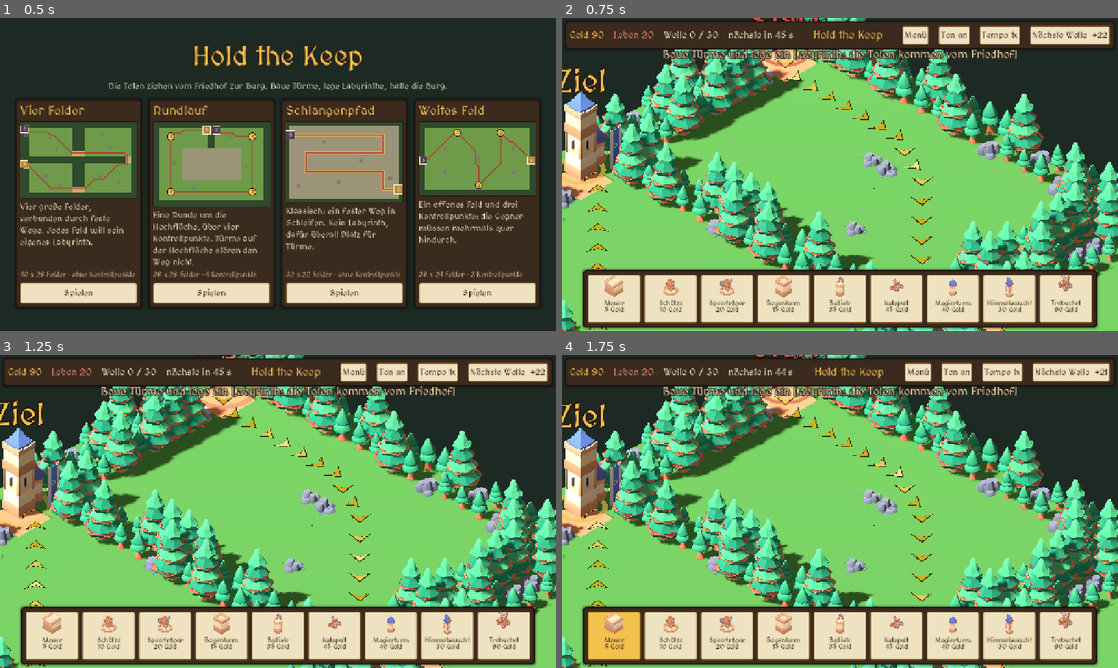
Above: before the commit, frames 1-4 (two rows, left to right).
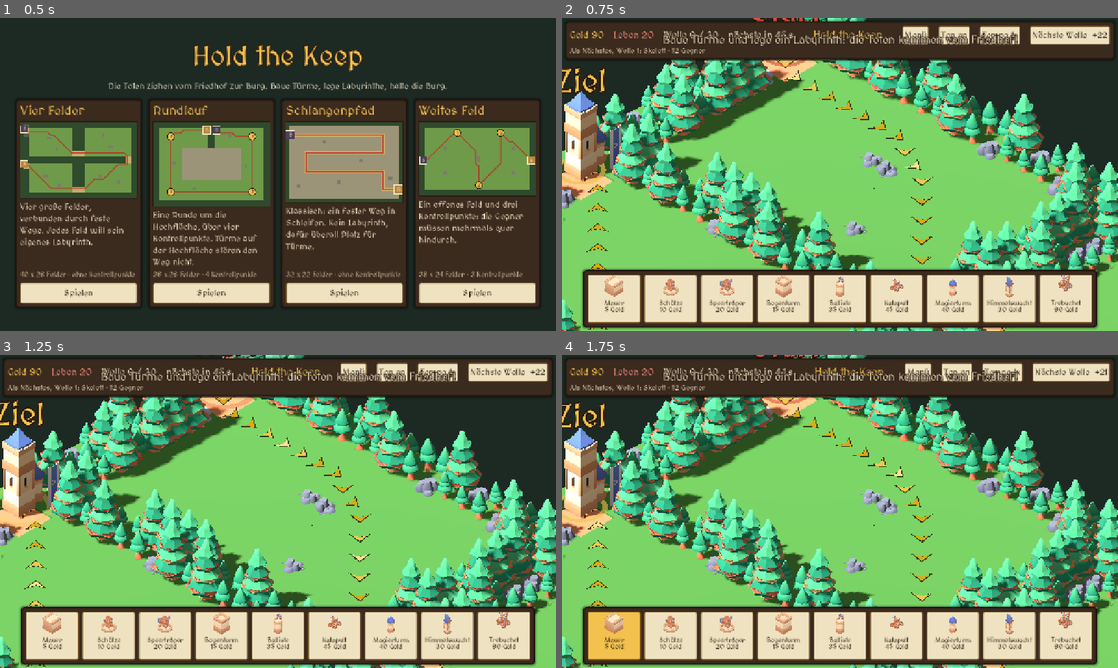
Above: after the commit, the same moments.

Repository: aikitori/hold-the-keep
Game: Godot game, scene res://scenes/menu.tscn
The game is run twice, just before and just after one commit, with the same random seed, the same clock (stepped at 60 frames per second) and the same inputs.
Inputs (mouse positions are in pixels of both pictures, inside the frame that each line leads up to):
- Up to frame 1 (0.5 s): no input
- Up to frame 2 (0.75 s): click "Spielen" at 0.5 s
- Up to frame 3 (1.25 s): no input
- Up to frame 4 (1.75 s): click (612, 636) at 1.27 s

Frame 1 is identical in both runs. In frame 2, 4.2% of the frame differs, in the area x 0-100%, y 4-14%; in frame 3, 4.2%; in frame 4, 4.2%.

Commit message:
Wellenvorschau in der oberen Leiste während der Bauzeit
Co-Authored-By: Claude Opus 5.5 <noreply@anthropic.com>

Diff:
--- a/scripts/defs.gd
+++ b/scripts/defs.gd
@@ -206,6 +206,35 @@
 	return ", ".join(names)
 
 
+## Vorschau einer Welle: Arten mit ihren Besonderheiten, z.B. "Ghul (heilt), Irrlicht (fliegt, schnell)".
+static func wave_preview(number: int) -> String:
+	var list := wave(number)
+	var parts: Array[String] = []
+	var seen := {}
+	for kind in list:
+		if seen.has(kind):
+			continue
+		seen[kind] = true
+		var def: Dictionary = ENEMIES[kind]
+		var traits: Array[String] = []
+		if def.get("boss", false):
+			traits.append("Boss")
+		if def.get("air", false):
+			traits.append("fliegt")
+		if def.get("armor", 0.0) > 0.0:
+			traits.append("Rüstung")
+		if def.get("regen", 0.0) > 0.0:
+			traits.append("heilt")
+		if def["speed"] >= 1.8:
+			traits.append("schnell")
+		elif def["speed"] <= 0.8:
+			traits.append("langsam")
+		if def.get("pack", 1) > 1:
+			traits.append("Rudel")
+		parts.append(def["name"] + (" (%s)" % ", ".join(traits) if not traits.is_empty() else ""))
+	return "%s · %d Gegner" % [", ".join(parts), list.size()]
+
+
 ## Lebenspunkte wachsen je Welle um 13 %.
 static func health_factor(number: int) -> float:
 	return pow(1.13, number - 1)
--- a/scripts/dev/logic_test.gd
+++ b/scripts/dev/logic_test.gd
@@ -55,6 +55,8 @@
 			and maze.flight_legs == board.flight_legs,
 			"Flieger folgen dem Grundweg durch alle Felder, Türme ändern die Route nicht (%.1f)" % maze.flight_lengths[-1])
 	_test_maps()
+	_check(Defs.wave_preview(12).contains("Schwarzer Ritter (Rüstung") and Defs.wave_preview(4).contains("fliegt")
+			and Defs.wave_preview(5).contains("Boss"), "Wellenvorschau nennt Arten und Besonderheiten: %s" % Defs.wave_preview(12))
 	var boss_wave := Defs.wave(5)
 	_check(boss_wave[0] == &"vampire" and Defs.wave(10)[0] == &"keeper", "Bosse in Welle 5 und 10")
 	var seen := {}
--- a/scripts/hud.gd
+++ b/scripts/hud.gd
@@ -30,6 +30,9 @@
 var _next_button := Button.new()
 var _sound_button := Button.new()
 var _title := Label.new()
+var _top_bar := PanelContainer.new()
+var _preview := Label.new()
+var _preview_wave := -1
 var _top_row := HBoxContainer.new()
 var _top_row2 := HBoxContainer.new()
 var _top_buttons: Array[Button] = []
@@ -101,7 +104,6 @@
 		button.custom_minimum_size = Vector2(98, 104) if narrow else Vector2(122, 112)
 		var label: Label = button.find_children("*", "Label", true, false)[0]
 		label.add_theme_font_size_override("font_size", 13 if narrow else 15)
-	_toast.offset_top = 120 if narrow else 70
 
 
 static func make_theme() -> Theme:
@@ -138,7 +140,7 @@
 
 
 func _build_top(root: Control) -> void:
-	var bar := PanelContainer.new()
+	var bar := _top_bar
 	bar.set_anchors_preset(Control.PRESET_TOP_WIDE)
 	bar.offset_left = 8
 	bar.offset_right = -8
@@ -150,6 +152,12 @@
 	rows.add_child(_top_row)
 	_top_row2.add_theme_constant_override("separation", 10)
 	rows.add_child(_top_row2)
+	# Was als Nächstes kommt, solange Zeit zum Bauen ist.
+	_preview.autowrap_mode = TextServer.AUTOWRAP_WORD_SMART
+	_preview.add_theme_font_size_override("font_size", 17)
+	_preview.add_theme_color_override("font_color", Color("#e8d9b0"))
+	_preview.visible = false
+	rows.add_child(_preview)
 	_gold_label.add_theme_color_override("font_color", GOLD)
 	_lives_label.add_theme_color_override("font_color", Color("#f08a7a"))
 	for label in [_gold_label, _lives_label, _wave_label, _timer_label]:
@@ -372,12 +380,17 @@
 	_next_button.disabled = countdown <= 0.0
 	_next_button.text = "Nächste Welle  +%d" % (int(countdown) / 2) if countdown > 0.0 else "Welle läuft"
 	_speed_button.text = "Tempo %dx" % int(speed)
+	_preview.visible = countdown > 0.0
+	if _preview.visible and _preview_wave != wave + 1:
+		_preview_wave = wave + 1
+		_preview.text = "Als Nächstes, Welle %d: %s" % [_preview_wave, Defs.wave_preview(_preview_wave)]
 	for id: StringName in _build_buttons:
 		(_build_buttons[id] as Button).disabled = Defs.TOWERS[id]["cost"] > gold and selected_build != id
 	_bars.queue_redraw()
 
 
 func toast(text: String) -> void:
+	_toast.offset_top = _top_bar.get_rect().end.y + 8
 	_toast.text = text
 	_toast.modulate.a = 1.0
 	if _toast_tween != null:
Not shown, changed: docs/GAME_DESIGN.md
